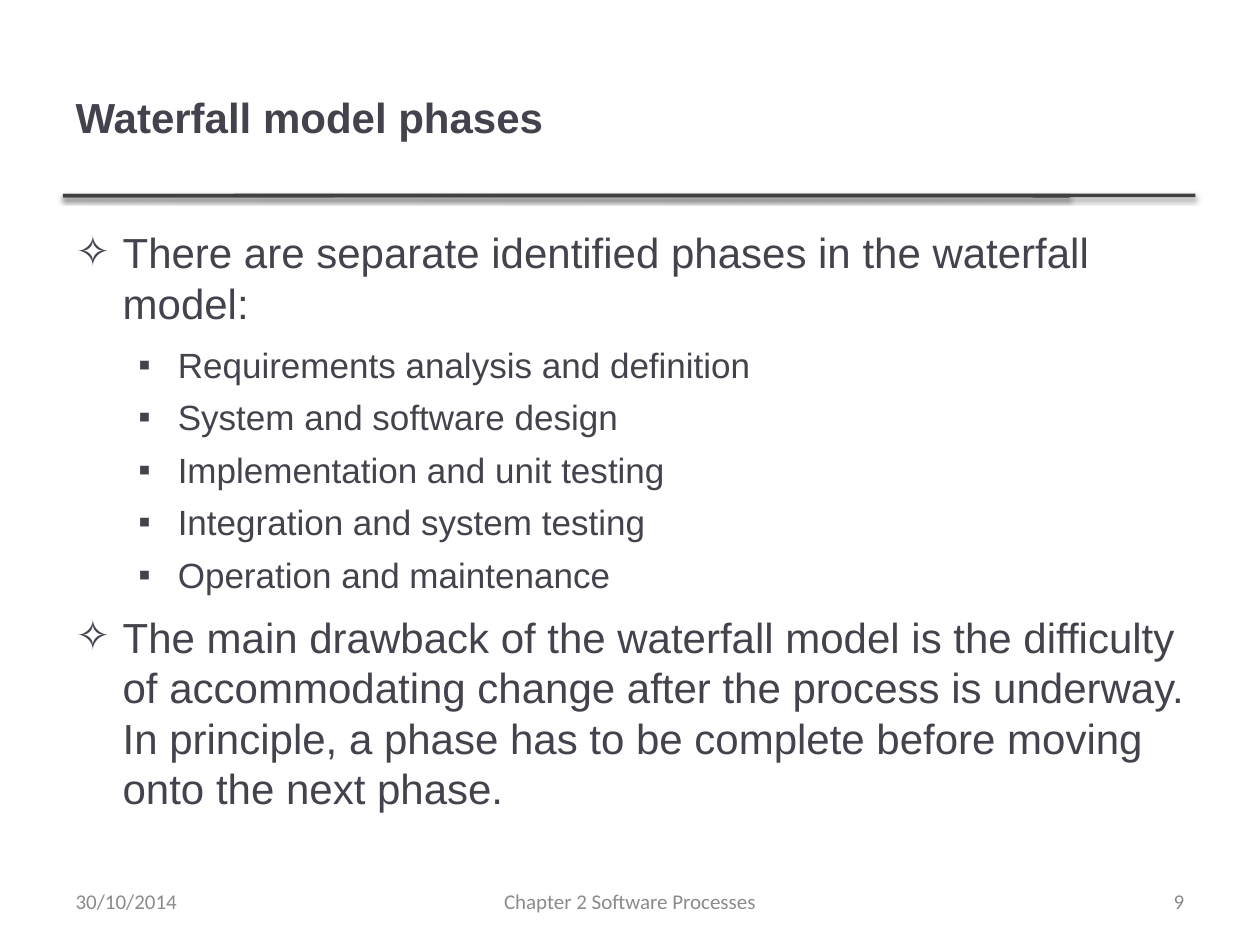
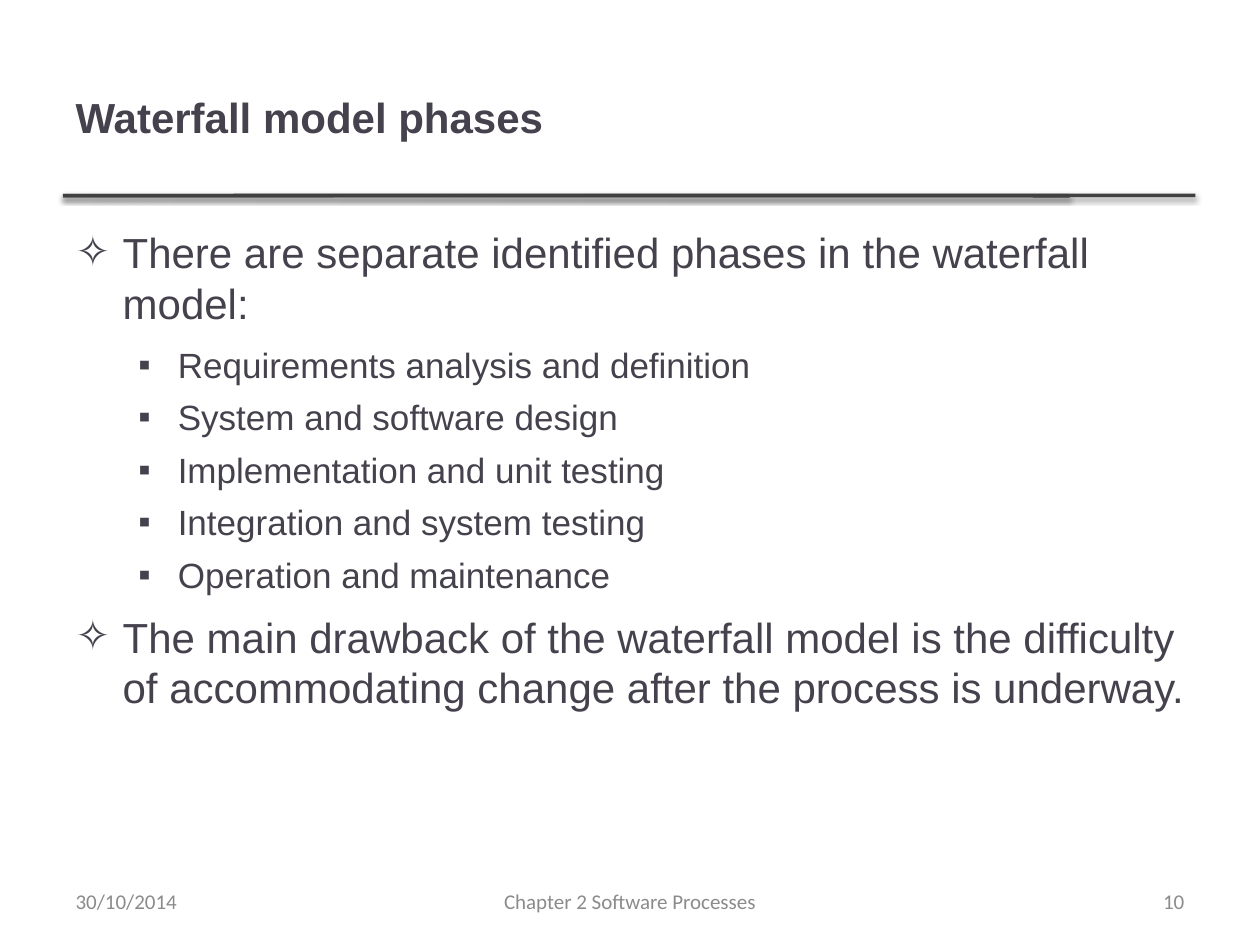
Before and after one commit to umairazfar/Software-Engineering, a slide deck: slide 10 of Slides/Ch2 SW Processes.pptx (slide 9 before the commit). Drawn at 1260x945 pixels with LibreOffice and Linux fonts; fonts in the diff are those of the drawing; background and template pictures are left out. Boxes give left, top, right and bottom in pixels: in the first picture for what was removed or moved away, otherwise in the second. Text is boxed around its words. In the diff, an @@ line names an element or a change of style, - is before the commit and + after.

```diff
--- a/Slides/Ch2 SW Processes.pptx
+++ b/Slides/Ch2 SW Processes.pptx
@@ text at bbox=[123, 622, 1184, 712]: text changed @@
-✧ The main drawback of the waterfall model is the difficulty of accommodating change after the process is underway. In principle, a phase has to be complete before moving onto the next phase.
+✧ The main drawback of the waterfall model is the difficulty of accommodating change after the process is underway.
@@ page number at bbox=[1163, 895, 1184, 909]: text changed @@
-9
+10
```
Also in this commit, not shown: 8 other slides changed, 7 slides removed, 31 other files.
